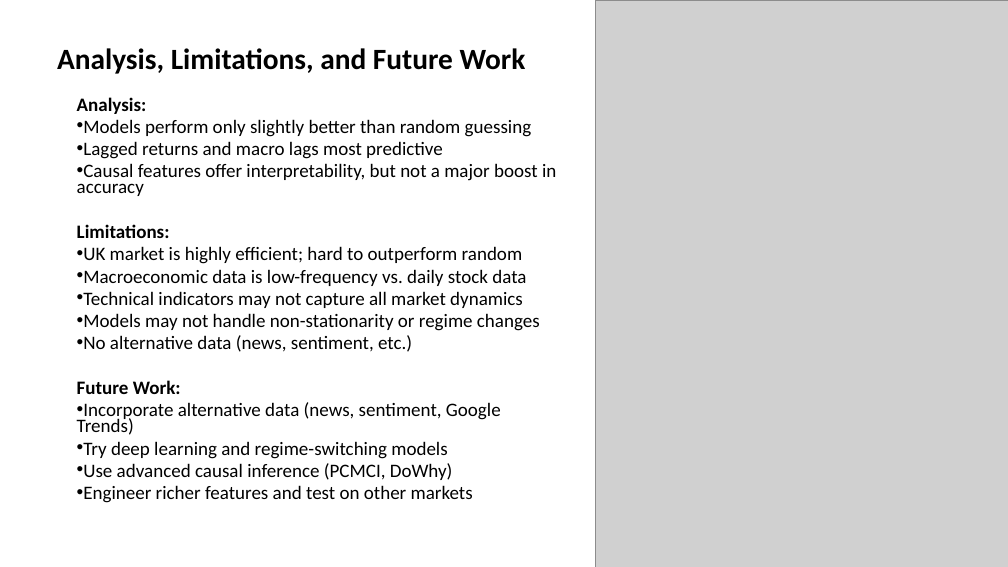
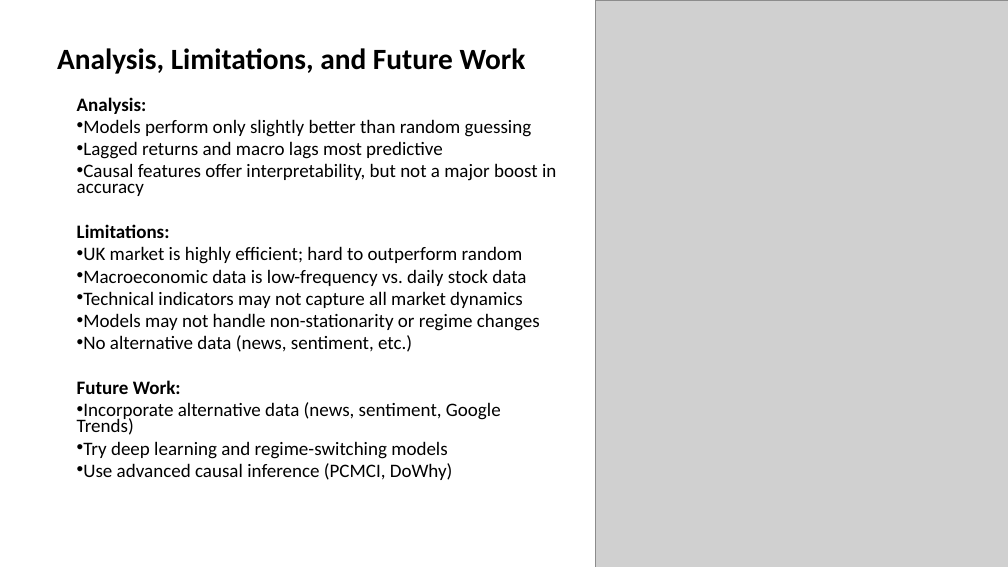
Before and after one commit to sjohny-uh/Causal_Inference_Project, a slide deck: slide 23 of Presentation/Causal_Inference_Presentation.pptx (slide 24 before the commit). Drawn at 1008x567 pixels with LibreOffice and Linux fonts; fonts in the diff are those of the drawing; grey boxes stand for pictures. Boxes give left, top, right and bottom in pixels: in the first picture for what was removed or moved away, otherwise in the second. Text is boxed around its words. In the diff, an @@ line names an element or a change of style, - is before the commit and + after.

```diff
--- a/Presentation/Causal_Inference_Presentation.pptx
+++ b/Presentation/Causal_Inference_Presentation.pptx
@@ text at <box>83,485,473,503</box>: paragraph removed @@
-• Engineer richer features and test on other markets
```
Also in this commit, not shown: 3 other slides changed, 1 slide removed, 2 other files.
